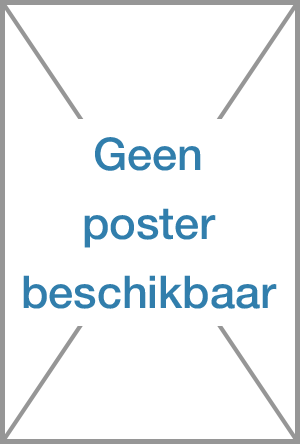
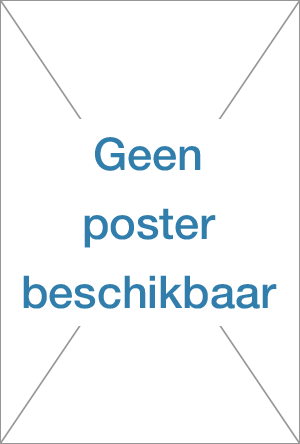
Revision of a layered 300px x 444px image; what changed, layer by layer:
added layer "Shape 4 copy" above "Shape 4" over [1, 1, 299, 443]
added layer "Shape 4" above "Shape 2 copy" over [1, 1, 299, 443]
hid "Shape 2 copy" over [1, 1, 299, 443]
hid "Shape 2", painted on it over [1, 1, 299, 443]
